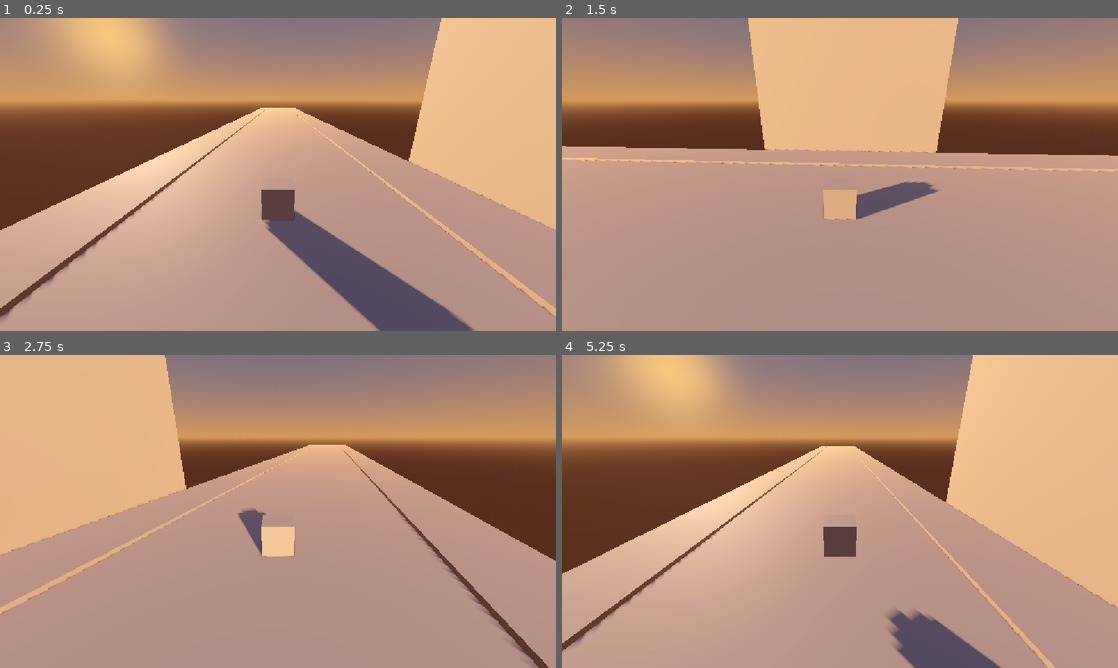
Above: before the commit, frames 1-4 (two rows, left to right).
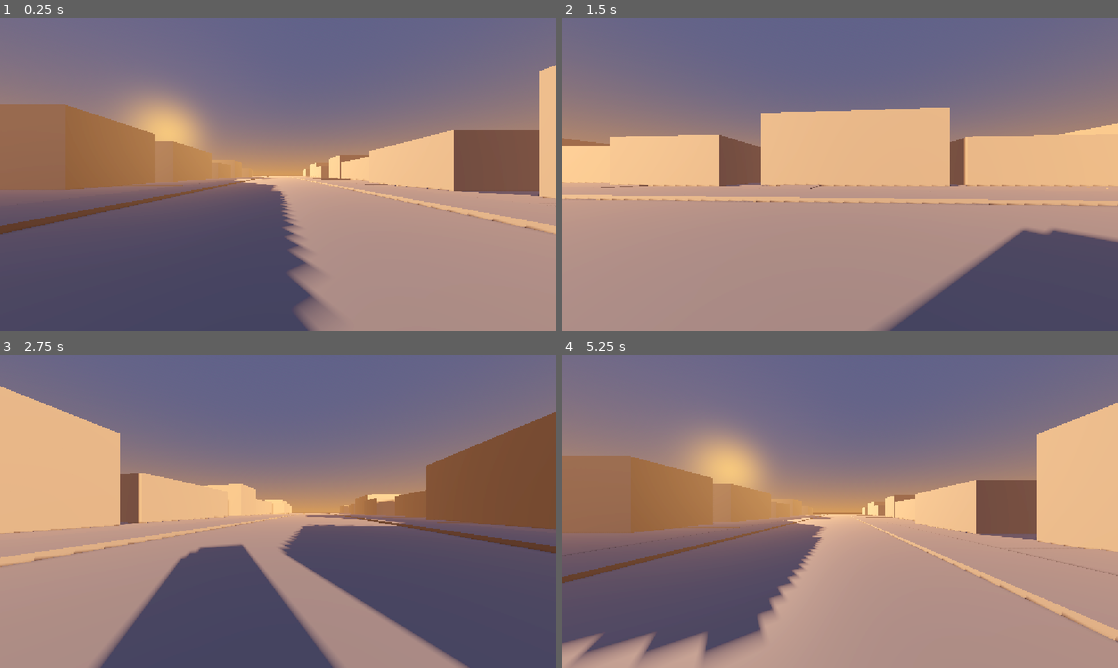
Above: after the commit, the same moments.

Repository: Concoctorydev/streetlight-static
Game: Godot game, scene res://scenes/street.tscn
Same seed, same stepped clock (60 frames per second), same inputs: the game is played once before the commit and once after it.
Inputs:
- Up to frame 1 (0.25 s): no input
- Up to frame 2 (1.5 s): tap Enter (ui_accept) at 0.5, 0.77 s; hold Right (ui_right) 0.53-1.28 s; hold Down (ui_down) from 1.28 s (still down)
- Up to frame 3 (2.75 s): tap Enter (ui_accept) at 1.52 s; release Down (ui_down) at 2.03 s; hold Right (ui_right) from 2.03 s (still down)
- Up to frame 4 (5.25 s): release Right (ui_right) at 2.78 s; hold Up (ui_up) 2.78-3.53 s; tap Enter (ui_accept) at 3.02, 3.77, 4.52 s; hold Left (ui_left) 3.53-5.03 s; hold Down (ui_down) from 5.03 s (still down)

The runs differ from the first frame. In frame 1, 83% of the frame differs, in the area x 0-100%, y 0-100%; in frame 2, 61%; in frame 3, 73%; in frame 4, 72%.

Commit message:
tune board speed and FOV

Diff:
--- a/streetlight-static/scenes/street.tscn
+++ b/streetlight-static/scenes/street.tscn
@@ -71,10 +71,10 @@
 [node name="firstPersonCamera" type="Camera3D" parent="player" unique_id=509477956]
 transform = Transform3D(1, 0, 0, 0, 1, 0, 0, 0, 1, 0, 0.4, 0)
 current = true
+fov = 90.0
 
 [node name="thirdPersonCamera" type="Camera3D" parent="player" unique_id=1666285241]
 transform = Transform3D(1, 0, 0, 0, 0.9396926, 0.34202012, 0, -0.34202012, 0.9396926, 0, 3, 6)
-current = true
 
 [node name="graybox" type="Node3D" parent="." unique_id=1524594638]
 
@@ -87,13 +87,449 @@
 use_collision = true
 size = Vector3(3, 0.15, 200)
 
-[node name="building01" type="CSGBox3D" parent="graybox" unique_id=1641551057]
-transform = Transform3D(1, 0, 0, 0, 1, 0, 0, 0, 1, 12, 4.5, 0)
-use_collision = true
-size = Vector3(8, 9, 12)
-
 [node name="sidewalkRightCollision" type="StaticBody3D" parent="graybox" unique_id=288744101]
 transform = Transform3D(1, 0, 0, 0, 1, 0, 0, 0, 1, 6.5, 0.075, 0)
 
 [node name="CollisionShape3D" type="CollisionShape3D" parent="graybox/sidewalkRightCollision" unique_id=584654364]
 shape = SubResource("BoxShape3D_n6dtg")
+
+[node name="buildingsRight" type="Node3D" parent="graybox" unique_id=2090947635]
+
+[node name="lot01" type="Node3D" parent="graybox/buildingsRight" unique_id=1901813789]
+
+[node name="house" type="CSGBox3D" parent="graybox/buildingsRight/lot01" unique_id=1641551057]
+transform = Transform3D(1, 0, 0, 0, 1, 0, 0, 0, 1, 20, 2, 0)
+use_collision = true
+size = Vector3(15, 8, 15)
+
+[node name="driveway" type="CSGBox3D" parent="graybox/buildingsRight/lot01" unique_id=685117774]
+transform = Transform3D(1, 0, 0, 0, 1, 0, 0, 0, 1, 11.5, 0.025, -4)
+use_collision = true
+size = Vector3(7, 0.05, 3)
+
+[node name="lot02" type="Node3D" parent="graybox/buildingsRight" unique_id=2001608578]
+transform = Transform3D(1, 0, 0, 0, 1, 0, 0, 0, 1, 0, 0, 15)
+
+[node name="house" type="CSGBox3D" parent="graybox/buildingsRight/lot02" unique_id=1395020540]
+transform = Transform3D(1, 0, 0, 0, 1, 0, 0, 0, 1, 20, 2, 0.74780273)
+use_collision = true
+size = Vector3(13, 4, 12.495605)
+
+[node name="shed" type="CSGBox3D" parent="graybox/buildingsRight/lot02" unique_id=887648614]
+transform = Transform3D(1, 0, 0, 0, 1, 0, 0, 0, 1, 31.807556, -2, -1)
+use_collision = true
+size = Vector3(4.6151123, 2.5, 3)
+
+[node name="driveway" type="CSGBox3D" parent="graybox/buildingsRight/lot02" unique_id=941239231]
+transform = Transform3D(1, 0, 0, 0, 1, 0, 0, 0, 1, 11.5, -0.025, 3)
+use_collision = true
+size = Vector3(7, 0.05, 3)
+
+[node name="lot03" type="Node3D" parent="graybox/buildingsRight" unique_id=18015764]
+transform = Transform3D(1, 0, 0, 0, 1, 0, 0, 0, 1, 0, 0, 30)
+
+[node name="house" type="CSGBox3D" parent="graybox/buildingsRight/lot03" unique_id=625088529]
+transform = Transform3D(1, 0, 0, 0, 1, 0, 0, 0, 1, 20, 2, 0)
+use_collision = true
+size = Vector3(13, 8, 7)
+
+[node name="shed" type="CSGBox3D" parent="graybox/buildingsRight/lot03" unique_id=294218235]
+transform = Transform3D(1, 0, 0, 0, 1, 0, 0, 0, 1, 29.546387, 1.25, -1)
+use_collision = true
+size = Vector3(3.0927734, 2.5, 6)
+
+[node name="driveway" type="CSGBox3D" parent="graybox/buildingsRight/lot03" unique_id=976091130]
+transform = Transform3D(1, 0, 0, 0, 1, 0, 0, 0, 1, 11.5, 0.025, 2)
+use_collision = true
+size = Vector3(7, 0.05, 3)
+
+[node name="lot04" type="Node3D" parent="graybox/buildingsRight" unique_id=1617011940]
+transform = Transform3D(1, 0, 0, 0, 1, 0, 0, 0, 1, 0, 0, 45)
+
+[node name="house" type="CSGBox3D" parent="graybox/buildingsRight/lot04" unique_id=742830084]
+transform = Transform3D(1, 0, 0, 0, 1, 0, 0, 0, 1, 20, 2, -0.670105)
+use_collision = true
+size = Vector3(10, 4, 15.092407)
+
+[node name="shed" type="CSGBox3D" parent="graybox/buildingsRight/lot04" unique_id=72535616]
+transform = Transform3D(1, 0, 0, 0, 1, 0, 0, 0, 1, 29.907715, 1.25, 3.4299316)
+use_collision = true
+size = Vector3(4.8154297, 2.5, 4.1401367)
+
+[node name="driveway" type="CSGBox3D" parent="graybox/buildingsRight/lot04" unique_id=2108585452]
+transform = Transform3D(1, 0, 0, 0, 1, 0, 0, 0, 1, 11.5, 0.025, -2)
+use_collision = true
+size = Vector3(7, 0.05, 3)
+
+[node name="lot05" type="Node3D" parent="graybox/buildingsRight" unique_id=834961427]
+transform = Transform3D(1, 0, 0, 0, 1, 0, 0, 0, 1, 0, 0, 60)
+
+[node name="house" type="CSGBox3D" parent="graybox/buildingsRight/lot05" unique_id=2046383934]
+transform = Transform3D(1, 0, 0, 0, 1, 0, 0, 0, 1, 20, 2, 0)
+use_collision = true
+size = Vector3(18, 4, 12)
+
+[node name="driveway" type="CSGBox3D" parent="graybox/buildingsRight/lot05" unique_id=1698383840]
+transform = Transform3D(1, 0, 0, 0, 1, 0, 0, 0, 1, 11.5, 0.025, 3)
+use_collision = true
+size = Vector3(7, 0.05, 3)
+
+[node name="lot06" type="Node3D" parent="graybox/buildingsRight" unique_id=1170163302]
+transform = Transform3D(1, 0, 0, 0, 1, 0, 0, 0, 1, 0, 0, 75)
+
+[node name="house" type="CSGBox3D" parent="graybox/buildingsRight/lot06" unique_id=1735430729]
+transform = Transform3D(1, 0, 0, 0, 1, 0, 0, 0, 1, 20, 2, 0)
+use_collision = true
+size = Vector3(10, 8, 12)
+
+[node name="shed" type="CSGBox3D" parent="graybox/buildingsRight/lot06" unique_id=997971439]
+transform = Transform3D(1, 0, 0, 0, 1, 0, 0, 0, 1, 30.453, 1.25, -2.5)
+use_collision = true
+size = Vector3(5.9057617, 2.5, 3.7006836)
+
+[node name="driveway" type="CSGBox3D" parent="graybox/buildingsRight/lot06" unique_id=57099547]
+transform = Transform3D(1, 0, 0, 0, 1, 0, 0, 0, 1, 11.5, 0.025, -2)
+use_collision = true
+size = Vector3(7, 0.05, 3)
+
+[node name="lot07" type="Node3D" parent="graybox/buildingsRight" unique_id=602708799]
+transform = Transform3D(1, 0, 0, 0, 1, 0, 0, 0, 1, 0, 0, 90)
+
+[node name="house" type="CSGBox3D" parent="graybox/buildingsRight/lot07" unique_id=1182402495]
+transform = Transform3D(1, 0, 0, 0, 1, 0, 0, 0, 1, 19.424255, 2, 1.6999512)
+use_collision = true
+size = Vector3(8.848511, 4, 15.399902)
+
+[node name="shed" type="CSGBox3D" parent="graybox/buildingsRight/lot07" unique_id=1127501516]
+transform = Transform3D(1, 0, 0, 0, 1, 0, 0, 0, 1, 30.320557, 1.25, 4)
+use_collision = true
+size = Vector3(5.6411133, 2.5, 3)
+
+[node name="driveway" type="CSGBox3D" parent="graybox/buildingsRight/lot07" unique_id=82991126]
+transform = Transform3D(1, 0, 0, 0, 1, 0, 0, 0, 1, 11.5, 0.025, 6)
+use_collision = true
+size = Vector3(7, 0.05, 3)
+
+[node name="lot08" type="Node3D" parent="graybox/buildingsRight" unique_id=70183308]
+transform = Transform3D(1, 0, 0, 0, 1, 0, 0, 0, 1, 0, 0, -15)
+
+[node name="house" type="CSGBox3D" parent="graybox/buildingsRight/lot08" unique_id=1797463497]
+transform = Transform3D(1, 0, 0, 0, 1, 0, 0, 0, 1, 19, 2, 0)
+use_collision = true
+size = Vector3(15, 4, 9.5)
+
+[node name="driveway" type="CSGBox3D" parent="graybox/buildingsRight/lot08" unique_id=2075688427]
+transform = Transform3D(1, 0, 0, 0, 1, 0, 0, 0, 1, 11.240473, 0.025, -2.8347168)
+use_collision = true
+size = Vector3(6.5, 0.05, 3)
+
+[node name="lot09" type="Node3D" parent="graybox/buildingsRight" unique_id=842632490]
+transform = Transform3D(1, 0, 0, 0, 1, 0, 0, 0, 1, 0, 0, -30)
+
+[node name="house" type="CSGBox3D" parent="graybox/buildingsRight/lot09" unique_id=1060006971]
+transform = Transform3D(1, 0, 0, 0, 1, 0, 0, 0, 1, 20, 2, 0)
+use_collision = true
+size = Vector3(10, 4, 14)
+
+[node name="shed" type="CSGBox3D" parent="graybox/buildingsRight/lot09" unique_id=1658568644]
+transform = Transform3D(1, 0, 0, 0, 1, 0, 0, 0, 1, 29, 1.25, 4)
+use_collision = true
+size = Vector3(2, 2.5, 4)
+
+[node name="driveway" type="CSGBox3D" parent="graybox/buildingsRight/lot09" unique_id=300299266]
+transform = Transform3D(1, 0, 0, 0, 1, 0, 0, 0, 1, 11.799316, 0.025, -4)
+use_collision = true
+size = Vector3(7.598633, 0.05, 3)
+
+[node name="lot10" type="Node3D" parent="graybox/buildingsRight" unique_id=1468620945]
+transform = Transform3D(1, 0, 0, 0, 1, 0, 0, 0, 1, 0, 0, -45)
+
+[node name="house" type="CSGBox3D" parent="graybox/buildingsRight/lot10" unique_id=1741774791]
+transform = Transform3D(1, 0, 0, 0, 1, 0, 0, 0, 1, 20, 2, 0)
+use_collision = true
+size = Vector3(8, 8, 9)
+
+[node name="shed" type="CSGBox3D" parent="graybox/buildingsRight/lot10" unique_id=510080564]
+transform = Transform3D(1, 0, 0, 0, 1, 0, 0, 0, 1, 29, 1.25, 3)
+use_collision = true
+size = Vector3(4, 2.5, 3)
+
+[node name="driveway" type="CSGBox3D" parent="graybox/buildingsRight/lot10" unique_id=202391918]
+transform = Transform3D(1, 0, 0, 0, 1, 0, 0, 0, 1, 11.5, 0.025, 2)
+use_collision = true
+size = Vector3(10, 0.05, 3)
+
+[node name="lot11" type="Node3D" parent="graybox/buildingsRight" unique_id=281947193]
+transform = Transform3D(1, 0, 0, 0, 1, 0, 0, 0, 1, 0, 0, -60)
+
+[node name="house" type="CSGBox3D" parent="graybox/buildingsRight/lot11" unique_id=1022369297]
+transform = Transform3D(1, 0, 0, 0, 1, 0, 0, 0, 1, 20, 2, 0)
+use_collision = true
+size = Vector3(10, 4, 12)
+
+[node name="shed" type="CSGBox3D" parent="graybox/buildingsRight/lot11" unique_id=1392059215]
+transform = Transform3D(1, 0, 0, 0, 1, 0, 0, 0, 1, 29, 1.25, 4)
+use_collision = true
+size = Vector3(3, 2.5, 3)
+
+[node name="driveway" type="CSGBox3D" parent="graybox/buildingsRight/lot11" unique_id=479517878]
+transform = Transform3D(1, 0, 0, 0, 1, 0, 0, 0, 1, 11.5, 0.025, -4)
+use_collision = true
+size = Vector3(7, 0.05, 3)
+
+[node name="lot12" type="Node3D" parent="graybox/buildingsRight" unique_id=744761399]
+transform = Transform3D(1, 0, 0, 0, 1, 0, 0, 0, 1, 0, 0, -75)
+
+[node name="house" type="CSGBox3D" parent="graybox/buildingsRight/lot12" unique_id=2125165979]
+transform = Transform3D(1, 0, 0, 0, 1, 0, 0, 0, 1, 20, 2, 0)
+use_collision = true
+size = Vector3(7, 8, 13)
+
+[node name="shed" type="CSGBox3D" parent="graybox/buildingsRight/lot12" unique_id=208387511]
+transform = Transform3D(1, 0, 0, 0, 1, 0, 0, 0, 1, 29, 1.25, -1.5)
+use_collision = true
+size = Vector3(5, 2.5, 3)
+
+[node name="driveway" type="CSGBox3D" parent="graybox/buildingsRight/lot12" unique_id=1317001758]
+transform = Transform3D(1, 0, 0, 0, 1, 0, 0, 0, 1, 12.748566, 0.025, 1)
+use_collision = true
+size = Vector3(9.497131, 0.05, 3)
+
+[node name="lot13" type="Node3D" parent="graybox/buildingsRight" unique_id=1299936825]
+transform = Transform3D(1, 0, 0, 0, 1, 0, 0, 0, 1, 0, 0, -90)
+
+[node name="house" type="CSGBox3D" parent="graybox/buildingsRight/lot13" unique_id=1501701888]
+transform = Transform3D(1, 0, 0, 0, 1, 0, 0, 0, 1, 20.86621, 2, 0.4934082)
+use_collision = true
+size = Vector3(11.732, 4, 11.013)
+
+[node name="driveway" type="CSGBox3D" parent="graybox/buildingsRight/lot13" unique_id=581077454]
+transform = Transform3D(1, 0, 0, 0, 1, 0, 0, 0, 1, 11.5, 0.025, 2)
+use_collision = true
+size = Vector3(7, 0.05, 3)
+
+[node name="buildingsLeft" type="Node3D" parent="graybox" unique_id=621222681]
+transform = Transform3D(-1, 0, -8.742278e-08, 0, 1, 0, 8.742278e-08, 0, -1, 0, 0, 0)
+
+[node name="lot01" type="Node3D" parent="graybox/buildingsLeft" unique_id=812212933]
+
+[node name="house" type="CSGBox3D" parent="graybox/buildingsLeft/lot01" unique_id=739342566]
+transform = Transform3D(1, 0, 0, 0, 1, 0, 0, 0, 1, 19.003174, 2, 0.59228516)
+use_collision = true
+size = Vector3(8, 4, 13)
+
+[node name="shed" type="CSGBox3D" parent="graybox/buildingsLeft/lot01" unique_id=1602202624]
+transform = Transform3D(1, 0, 0, 0, 1, 0, 0, 0, 1, 26, 1.25, 3)
+use_collision = true
+size = Vector3(4, 2.5, 3)
+
+[node name="driveway" type="CSGBox3D" parent="graybox/buildingsLeft/lot01" unique_id=864590771]
+transform = Transform3D(1, 0, 0, 0, 1, 0, 0, 0, 1, 11.5, 0.025, -3)
+use_collision = true
+size = Vector3(7, 0.05, 3)
+
+[node name="lot02" type="Node3D" parent="graybox/buildingsLeft" unique_id=1580576826]
+transform = Transform3D(1, 0, 0, 0, 1, 0, 0, 0, 1, 0, 0, 15)
+
+[node name="house" type="CSGBox3D" parent="graybox/buildingsLeft/lot02" unique_id=1655819150]
+transform = Transform3D(1, 0, 0, 0, 1, 0, 0, 0, 1, 20.487549, 2, 0)
+use_collision = true
+size = Vector3(11, 8, 8)
+
+[node name="driveway" type="CSGBox3D" parent="graybox/buildingsLeft/lot02" unique_id=1048426445]
+transform = Transform3D(1, 0, 0, 0, 1, 0, 0, 0, 1, 11.5, 0.025, 1.5)
+use_collision = true
+size = Vector3(7, 0.05, 3)
+
+[node name="lot03" type="Node3D" parent="graybox/buildingsLeft" unique_id=1744604310]
+transform = Transform3D(1, 0, 0, 0, 1, 0, 0, 0, 1, 0, 0, 30)
+
+[node name="house" type="CSGBox3D" parent="graybox/buildingsLeft/lot03" unique_id=128871923]
+transform = Transform3D(1, 0, 0, 0, 1, 0, 0, 0, 1, 20, 2, 0)
+use_collision = true
+size = Vector3(9, 8, 14)
+
+[node name="shed" type="CSGBox3D" parent="graybox/buildingsLeft/lot03" unique_id=1045415143]
+transform = Transform3D(1, 0, 0, 0, 1, 0, 0, 0, 1, 29, 1.25, -2)
+use_collision = true
+size = Vector3(3, 2.5, 3)
+
+[node name="driveway" type="CSGBox3D" parent="graybox/buildingsLeft/lot03" unique_id=1373160261]
+transform = Transform3D(1, 0, 0, 0, 1, 0, 0, 0, 1, 11.742676, 0.025, -1.9999981)
+use_collision = true
+size = Vector3(7.4853516, 0.05, 3)
+
+[node name="lot04" type="Node3D" parent="graybox/buildingsLeft" unique_id=1202873306]
+transform = Transform3D(1, 0, 0, 0, 1, 0, 0, 0, 1, 0, 0, 45)
+
+[node name="house" type="CSGBox3D" parent="graybox/buildingsLeft/lot04" unique_id=71594629]
+transform = Transform3D(1, 0, 0, 0, 1, 0, 0, 0, 1, 20.99707, 2, -0.43218994)
+use_collision = true
+size = Vector3(12, 4, 11)
+
+[node name="shed" type="CSGBox3D" parent="graybox/buildingsLeft/lot04" unique_id=1122753895]
+transform = Transform3D(1, 0, 0, 0, 1, 0, 0, 0, 1, 30, 1.25, -2.5)
+use_collision = true
+size = Vector3(3, 2.5, 4)
+
+[node name="driveway" type="CSGBox3D" parent="graybox/buildingsLeft/lot04" unique_id=1942992186]
+transform = Transform3D(1, 0, 0, 0, 1, 0, 0, 0, 1, 11.5, 0.025, -4)
+use_collision = true
+size = Vector3(7, 0.05, 3)
+
+[node name="lot05" type="Node3D" parent="graybox/buildingsLeft" unique_id=591657002]
+transform = Transform3D(1, 0, 0, 0, 1, 0, 0, 0, 1, 0, 0, 60)
+
+[node name="house" type="CSGBox3D" parent="graybox/buildingsLeft/lot05" unique_id=379310401]
+transform = Transform3D(1, 0, 0, 0, 1, 0, 0, 0, 1, 20, 2, 0)
+use_collision = true
+size = Vector3(10, 8, 12)
+
+[node name="driveway" type="CSGBox3D" parent="graybox/buildingsLeft/lot05" unique_id=1076586665]
+transform = Transform3D(1, 0, 0, 0, 1, 0, 0, 0, 1, 11.5, 0.025, 3)
+use_collision = true
+size = Vector3(7, 0.05, 3)
+
+[node name="lot06" type="Node3D" parent="graybox/buildingsLeft" unique_id=691214487]
+transform = Transform3D(1, 0, 0, 0, 1, 0, 0, 0, 1, 0, 0, 75)
+
+[node name="house" type="CSGBox3D" parent="graybox/buildingsLeft/lot06" unique_id=2068234057]
+transform = Transform3D(1, 0, 0, 0, 1, 0, 0, 0, 1, 20.634613, 2, 0.27142334)
+use_collision = true
+size = Vector3(14.904846, 4, 10.376099)
+
+[node name="shed" type="CSGBox3D" parent="graybox/buildingsLeft/lot06" unique_id=1851517550]
+transform = Transform3D(1, 0, 0, 0, 1, 0, 0, 0, 1, 30.854095, 1.25, 3.2822266)
+use_collision = true
+size = Vector3(2.9897156, 2.5, 4.435547)
+
+[node name="driveway" type="CSGBox3D" parent="graybox/buildingsLeft/lot06" unique_id=1232056593]
+transform = Transform3D(1, 0, 0, 0, 1, 0, 0, 0, 1, 10.609558, 0.025, -3.107544)
+use_collision = true
+size = Vector3(5.219, 0.05, 3)
+
+[node name="lot07" type="Node3D" parent="graybox/buildingsLeft" unique_id=605366276]
+transform = Transform3D(1, 0, 0, 0, 1, 0, 0, 0, 1, 0, 0, 90)
+
+[node name="house" type="CSGBox3D" parent="graybox/buildingsLeft/lot07" unique_id=561380977]
+transform = Transform3D(0.999978, 0.00039789782, -0.0066211824, -0.0004085306, 0.9999986, -0.0016033264, 0.006620535, 0.0016059981, 0.99997675, 20.643127, 1.999504, -0.029434204)
+use_collision = true
+size = Vector3(11.288208, 4, 10.497192)
+
+[node name="shed" type="CSGBox3D" parent="graybox/buildingsLeft/lot07" unique_id=871239311]
+transform = Transform3D(1, 0, 0, 0, 1, 0, 0, 0, 1, 29.333008, 1.25, 2.9689941)
+use_collision = true
+size = Vector3(2.3339844, 2.5, 5.0620117)
+
+[node name="driveway" type="CSGBox3D" parent="graybox/buildingsLeft/lot07" unique_id=1336320515]
+transform = Transform3D(1, 0, 0, 0, 1, 0, 0, 0, 1, 11.5, 0.025, -3.565918)
+use_collision = true
+size = Vector3(7, 0.05, 3)
+
+[node name="lot08" type="Node3D" parent="graybox/buildingsLeft" unique_id=229858296]
+transform = Transform3D(1, 0, 0, 0, 1, 0, 0, 0, 1, 0, 0, -15)
+
+[node name="house" type="CSGBox3D" parent="graybox/buildingsLeft/lot08" unique_id=1023991696]
+transform = Transform3D(1, 0, 0, 0, 1, 0, 0, 0, 1, 18, 2, 0)
+use_collision = true
+size = Vector3(12.254883, 8, 12)
+
+[node name="driveway" type="CSGBox3D" parent="graybox/buildingsLeft/lot08" unique_id=1852617118]
+transform = Transform3D(1, 0, 0, 0, 1, 0, 0, 0, 1, 11.464, 0.025, -2)
+use_collision = true
+size = Vector3(6.9280243, 0.05, 3)
+
+[node name="lot09" type="Node3D" parent="graybox/buildingsLeft" unique_id=545584398]
+transform = Transform3D(1, 0, 0, 0, 1, 0, 0, 0, 1, 0, 0, -30)
+
+[node name="house" type="CSGBox3D" parent="graybox/buildingsLeft/lot09" unique_id=1407753907]
+transform = Transform3D(1, 0, 0, 0, 1, 0, 0, 0, 1, 20, 2, 0)
+use_collision = true
+size = Vector3(9, 4, 13)
+
+[node name="shed" type="CSGBox3D" parent="graybox/buildingsLeft/lot09" unique_id=87563638]
+transform = Transform3D(1, 0, 0, 0, 1, 0, 0, 0, 1, 29, 1.25, -3)
+use_collision = true
+size = Vector3(4, 2.5, 3)
+
+[node name="driveway" type="CSGBox3D" parent="graybox/buildingsLeft/lot09" unique_id=2108773221]
+transform = Transform3D(1, 0, 0, 0, 1, 0, 0, 0, 1, 11.771, 0.025, 2)
+use_collision = true
+size = Vector3(7.541687, 0.05, 3)
+
+[node name="lot10" type="Node3D" parent="graybox/buildingsLeft" unique_id=727640437]
+transform = Transform3D(1, 0, 0, 0, 1, 0, 0, 0, 1, 0, 0, -45)
+
+[node name="house" type="CSGBox3D" parent="graybox/buildingsLeft/lot10" unique_id=602900849]
+transform = Transform3D(1, 0, 0, 0, 1, 0, 0, 0, 1, 19, 2, -0.187)
+use_collision = true
+size = Vector3(11.220215, 4, 10.334534)
+
+[node name="shed" type="CSGBox3D" parent="graybox/buildingsLeft/lot10" unique_id=1402950886]
+transform = Transform3D(1, 0, 0, 0, 1, 0, 0, 0, 1, 30, 1.25, 1.5)
+use_collision = true
+size = Vector3(2, 2.5, 3)
+
+[node name="driveway" type="CSGBox3D" parent="graybox/buildingsLeft/lot10" unique_id=484890982]
+transform = Transform3D(1, 0, 0, 0, 1, 0, 0, 0, 1, 11.5, 0.025, -3.5)
+use_collision = true
+size = Vector3(7, 0.05, 3)
+
+[node name="lot11" type="Node3D" parent="graybox/buildingsLeft" unique_id=1542747803]
+transform = Transform3D(1, 0, 0, 0, 1, 0, 0, 0, 1, 0, 0, -60)
+
+[node name="house" type="CSGBox3D" parent="graybox/buildingsLeft/lot11" unique_id=2138642775]
+transform = Transform3D(1, 0, 0, 0, 1, 0, 0, 0, 1, 19.291443, 2, -0.07269287)
+use_collision = true
+size = Vector3(8.583, 8, 15.496)
+
+[node name="shed" type="CSGBox3D" parent="graybox/buildingsLeft/lot11" unique_id=857442327]
+transform = Transform3D(1, 0, 0, 0, 1, 0, 0, 0, 1, 27, 1.25, 2)
+use_collision = true
+size = Vector3(3, 2.5, 5)
+
+[node name="driveway" type="CSGBox3D" parent="graybox/buildingsLeft/lot11" unique_id=1940443273]
+transform = Transform3D(1, 0, 0, 0, 1, 0, 0, 0, 1, 11.5, 0.025, -4)
+use_collision = true
+size = Vector3(7, 0.05, 3)
+
+[node name="lot12" type="Node3D" parent="graybox/buildingsLeft" unique_id=123527594]
+transform = Transform3D(1, 0, 0, 0, 1, 0, 0, 0, 1, 0, 0, -75)
+
+[node name="house" type="CSGBox3D" parent="graybox/buildingsLeft/lot12" unique_id=1601427633]
+transform = Transform3D(1, 0, 0, 0, 1, 0, 0, 0, 1, 21.762207, 2, -0.9692383)
+use_collision = true
+size = Vector3(13.524414, 4, 10)
+
+[node name="shed" type="CSGBox3D" parent="graybox/buildingsLeft/lot12" unique_id=1832833022]
+transform = Transform3D(1, 0, 0, 0, 1, 0, 0, 0, 1, 33, 1.25, 2)
+use_collision = true
+size = Vector3(3, 2.5, 3)
+
+[node name="driveway" type="CSGBox3D" parent="graybox/buildingsLeft/lot12" unique_id=45503141]
+transform = Transform3D(1, 0, 0, 0, 1, 0, 0, 0, 1, 11.5, 0.025, -4)
+use_collision = true
+size = Vector3(7, 0.05, 3)
+
+[node name="lot13" type="Node3D" parent="graybox/buildingsLeft" unique_id=105641361]
+transform = Transform3D(1, 0, 0, 0, 1, 0, 0, 0, 1, 0, 0, -90)
+
+[node name="house" type="CSGBox3D" parent="graybox/buildingsLeft/lot13" unique_id=171148781]
+transform = Transform3D(1, 0, 0, 0, 1, 0, 0, 0, 1, 19.845276, 2, 0)
+use_collision = true
+size = Vector3(13, 4, 12)
+
+[node name="shed" type="CSGBox3D" parent="graybox/buildingsLeft/lot13" unique_id=2076343879]
+transform = Transform3D(1, 0, 0, 0, 1, 0, 0, 0, 1, 29.212158, 1.25, 2.4047852)
+use_collision = true
+size = Vector3(2.5, 2.5, 6)
+
+[node name="driveway" type="CSGBox3D" parent="graybox/buildingsLeft/lot13" unique_id=420944094]
+transform = Transform3D(1, 0, 0, 0, 1, 0, 0, 0, 1, 11.5, 0.025, -4)
+use_collision = true
+size = Vector3(7, 0.05, 3)
+
+[node name="yards" type="CSGBox3D" parent="graybox" unique_id=1377940710]
+transform = Transform3D(1, 0, 0, 0, 1, 0, 0, 0, 1, 0, -0.06, 0)
+use_collision = true
+size = Vector3(100, 0.1, 200)
--- a/streetlight-static/scripts/player.gd
+++ b/streetlight-static/scripts/player.gd
@@ -3,8 +3,8 @@
 const TURN_SPEED = 2.0
 const SPEED = 5.0
 const JUMP_VELOCITY = 4.5
-const BOARD_MAX_SPEED = 10.0
-const PUSH_STRENGTH = 1.5
+const BOARD_MAX_SPEED = 13.0
+const PUSH_STRENGTH = 2
 const BOARD_FRICTION = 0.5
 const BRAKE_STRENGTH = 3.5
 var on_board := true
